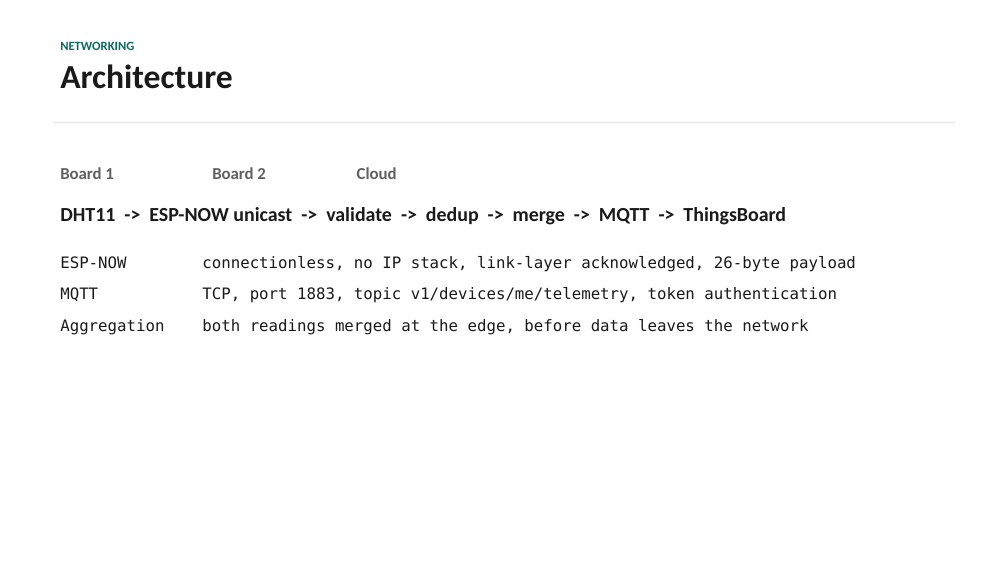
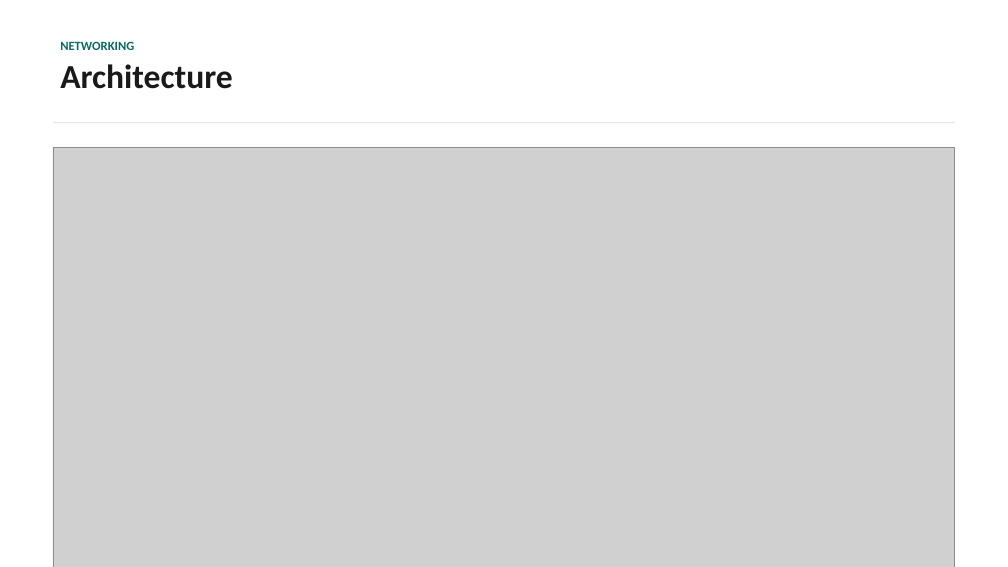
Before and after one commit to bhanuGupta1/esp32-espnow-thingsboard-gateway, a slide deck: slide 4 of PRESENTATION.pptx. Drawn at 1008x567 pixels with LibreOffice and Linux fonts; fonts in the diff are those of the drawing; grey boxes stand for pictures. Boxes give left, top, right and bottom in pixels: in the first picture for what was removed or moved away, otherwise in the second. Text is boxed around its words. In the diff, an @@ line names an element or a change of style, - is before the commit and + after.

Commit message:
Add a block diagram and take the co-author's deck
The portfolio had a wiring diagram and an ASCII topology but nothing that
showed the system as tiers, which is the view that makes the gateway's role
obvious: it is the only device holding both the Wi-Fi credentials and the
ESP-NOW keys, and that is the entire mechanism by which the node reaches the
cloud without joining it.

The deck is now Roshan's version, which fills in the author line and date and
corrects the acceptance criteria count. Slide 4 carries the block diagram in
place of the ASCII art, and a wiring slide follows it.

Also repinned the node to channel 1. The gateway had roamed again over the
weekend and the link was down when this session started - the third occurrence.

```diff
--- a/PRESENTATION.pptx
+++ b/PRESENTATION.pptx
@@ picture added at <box>53,147,955,567</box> @@
@@ text removed at <box>60,167,856,335</box> @@
-Board 1 Board 2 Cloud
-DHT11 -> ESP-NOW unicast -> validate -> dedup -> merge -> MQTT -> ThingsBoard
-ESP-NOW connectionless, no IP stack, link-layer acknowledged, 26-byte payload
-MQTT TCP, port 1883, topic v1/devices/me/telemetry, token authentication
-Aggregation both readings merged at the edge, before data leaves the network
```
Also in this commit, not shown: 5 other slides changed, 1 slide added, 5 other files.
